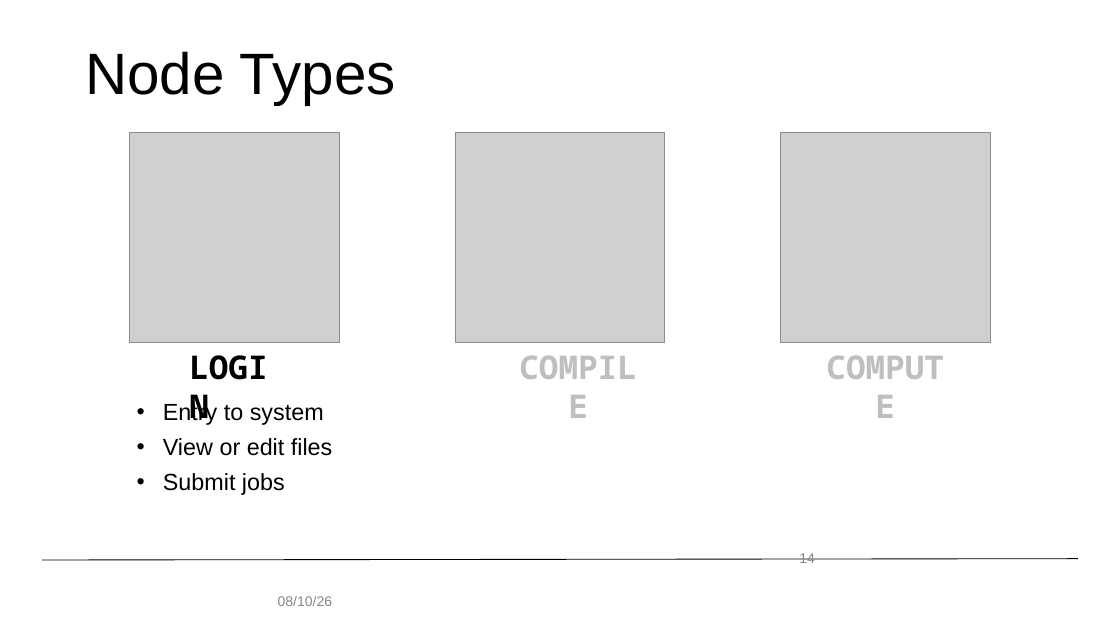
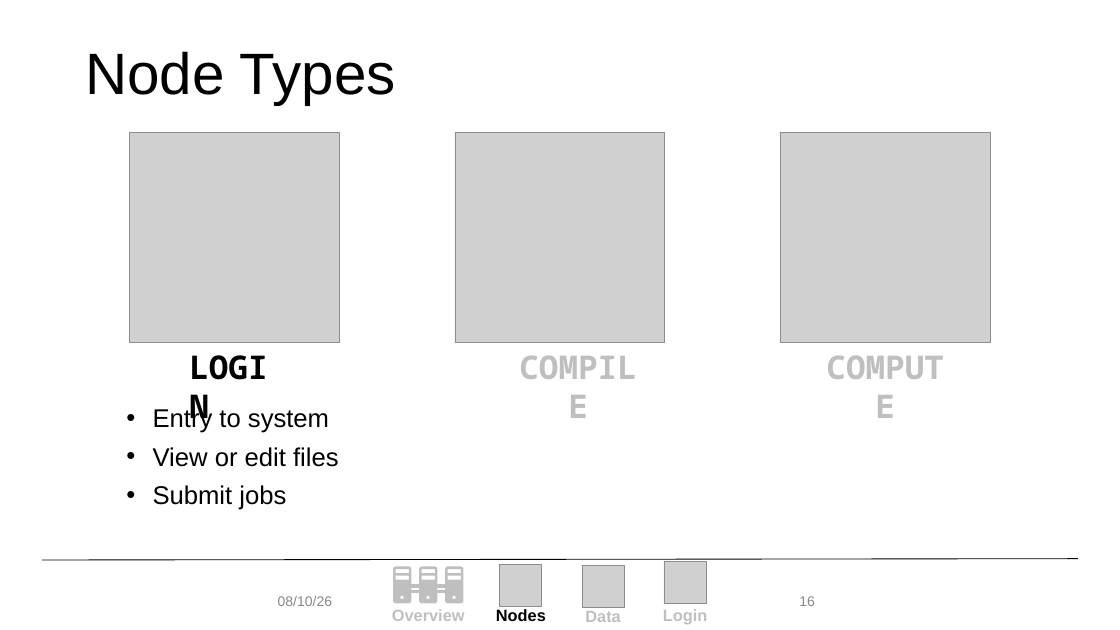
Before and after one commit to b-reyes/hpc_fundamentals_micro_credential, a slide deck: slide 16 of getting_familiar_rc/getting_familiar_rc.pptx (slide 14 before the commit). Drawn at 1120x630 pixels with LibreOffice and Linux fonts; fonts in the diff are those of the drawing; grey boxes stand for pictures; background and template pictures are left out. Boxes give left, top, right and bottom in pixels: in the first picture for what was removed or moved away, otherwise in the second. Text is boxed around its words. In the diff, an @@ line names an element or a change of style, - is before the commit and + after.

```diff
--- a/getting_familiar_rc/getting_familiar_rc.pptx
+++ b/getting_familiar_rc/getting_familiar_rc.pptx
@@ text "Entry to system" moved from (x1=163, y1=405, x2=333, y2=495) to (x1=153, y1=410, x2=339, y2=510) @@
@@ text "Entry to system" at (x1=153, y1=410, x2=339, y2=510): size 20 to 22 pt @@
@@ page number removed at (x1=799, y1=553, x2=815, y2=563) @@
-14
@@ page number added at (x1=799, y1=596, x2=815, y2=606), 12 pt, text #888888 @@
+16
@@ group added at (x1=392, y1=562, x2=707, y2=624): 4 texts, 3 pictures, 3 freeform shapes, 1 rectangle @@
+Login
+Overview
+Nodes
+Data
```
Also in this commit, not shown: 24 other slides changed, 18 slides added, 18 slides removed, 1 other file.
